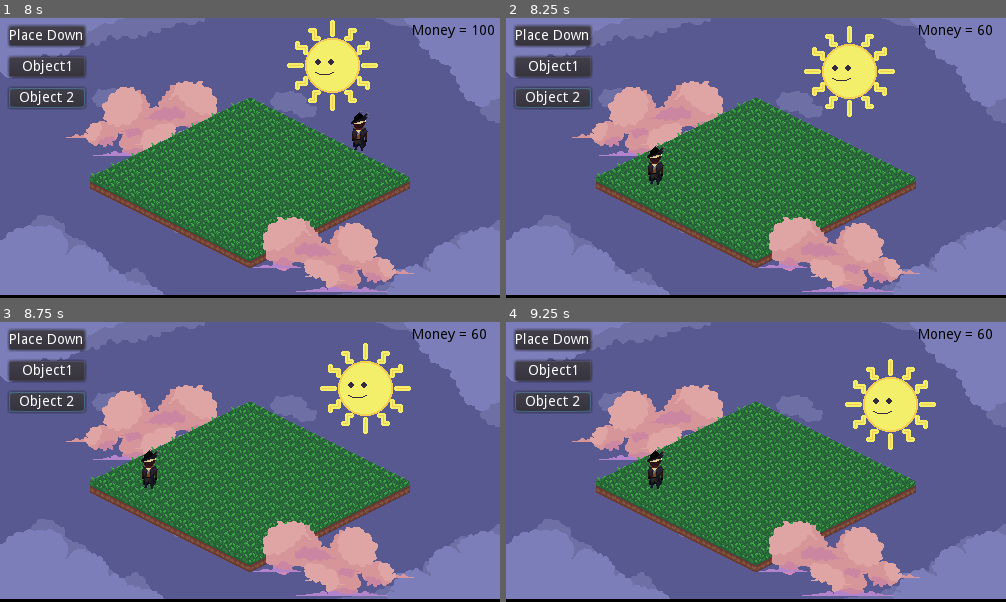
Above: before the commit, frames 1-4 (two rows, left to right).
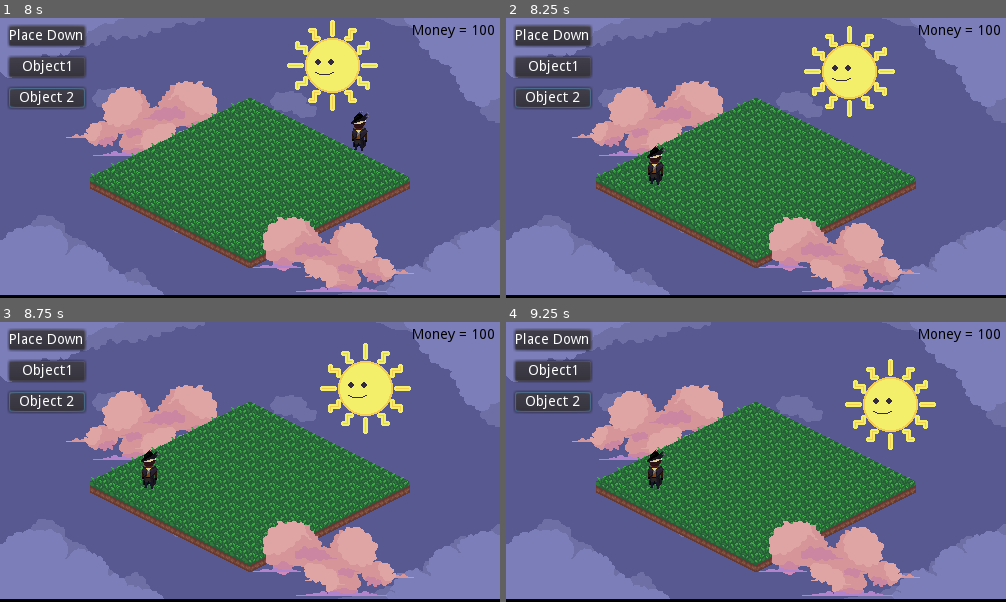
Above: after the commit, the same moments.

Repository: Valentino-02/New-Wild-Jam
Game: Godot game, scene res://src/levels/Test_Level.tscn
Two runs of this game, one before a commit and one after it. Both use one fixed random seed, a clock stepped at 60 frames per second and the inputs below.
Inputs (mouse positions are in pixels of both pictures, inside the frame that each line leads up to):
- Up to frame 1 (8 s): click "Place Down" at 0.5 s; click "Object1" at 1.25 s; click "Object 2" at 2 s; click "Place Down" at 2.75 s; click "Place Down" at 3.5 s; click "Object1" at 4.25 s; click "Object 2" at 5 s; click "Object1" at 5.75 s; click "Object 2" at 6.5 s; move the mouse to (360, 144) at 7.27 s; press the mouse at (360, 144) at 7.28 s
- Up to frame 2 (8.25 s): move the mouse to (656, 172) at 8.02 s; release the mouse at (656, 172) at 8.03 s; click (656, 172) at 8.1 s
- Up to frame 3 (8.75 s): no input
- Up to frame 4 (9.25 s): move the mouse to (806, 400) at 8.77 s; press the mouse at (806, 400) at 8.78 s

Frame 1 is identical in both runs. In frame 2, less than 0.1% of the frame differs, in the area x 94-99%, y 2-7%; in frame 3, less than 0.1%; in frame 4, less than 0.1%.
Error after the commit: Invalid get index 'plant_0' (on base: 'Dictionary'). (res://src/objects/Object_Data.gd:28)

Commit message:
Put plant data into object data

Diff:
--- a/src/objects/Object_Data.gd
+++ b/src/objects/Object_Data.gd
@@ -7,11 +7,17 @@
 		"decoration": 50,
 		"icon_texture": "res://assets/sprites/objects/Character.png"
 	},
-	"plant_0": {
-		"path": "res://src/objects/plant/PlantTest.tscn",
+	"flower": {
+		"path": "res://src/objects/plant/Plant.tscn",
 		"cost": 40,
 		"decoration": 60,
-		"icon_texture": "res://assets/sprites/objects/Character.png"
+		"icon_texture": "res://assets/sprites/objects/Character.png",
+		"growth_time": [ 512, 1024 ],
+		"growth_textures": [
+			"res://assets/sprites/plants/flower_seedling.png",
+			"res://assets/sprites/plants/flower_growing.png",
+			"res://assets/sprites/plants/flower_grown.png"
+		]
 	}
 }
 
--- a/src/systems/managers/Plant_Manager.gd
+++ /dev/null
@@ -1,12 +0,0 @@
-extends Resource
-
-var plant_data := {
-	"flower": {
-		"growth_time": [ 512, 1024 ],
-		"textures": [
-			"res://assets/sprites/plants/flower_seedling.png",
-			"res://assets/sprites/plants/flower_growing.png",
-			"res://assets/sprites/plants/flower_grown.png"
-		]
-	}
-}
--- a/src/systems/managers/Plant_Manager.tres
+++ /dev/null
@@ -1,6 +0,0 @@
-[gd_resource type="Resource" load_steps=2 format=2]
-
-[ext_resource path="res://src/systems/managers/Plant_Manager.gd" type="Script" id=1]
-
-[resource]
-script = ExtResource( 1 )
